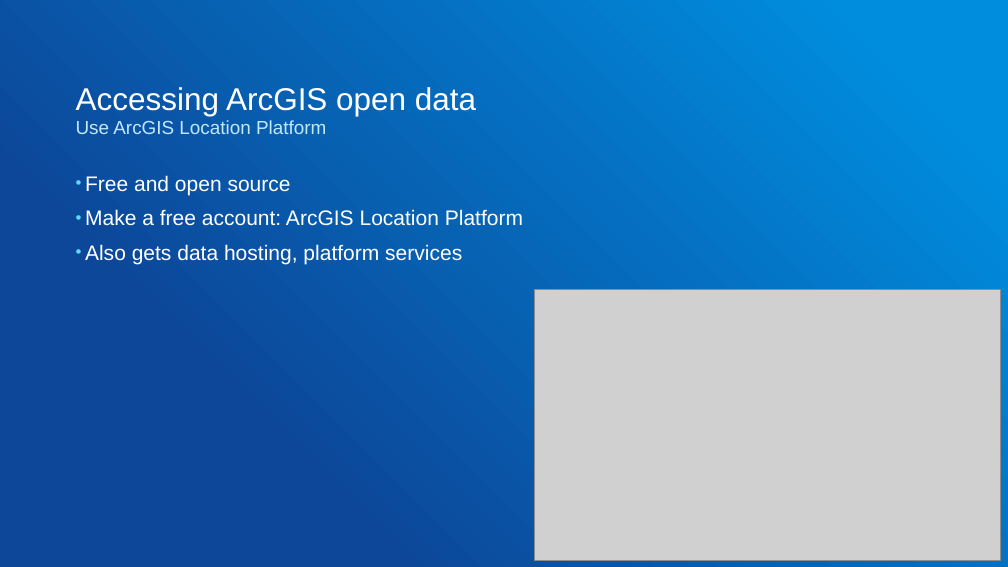
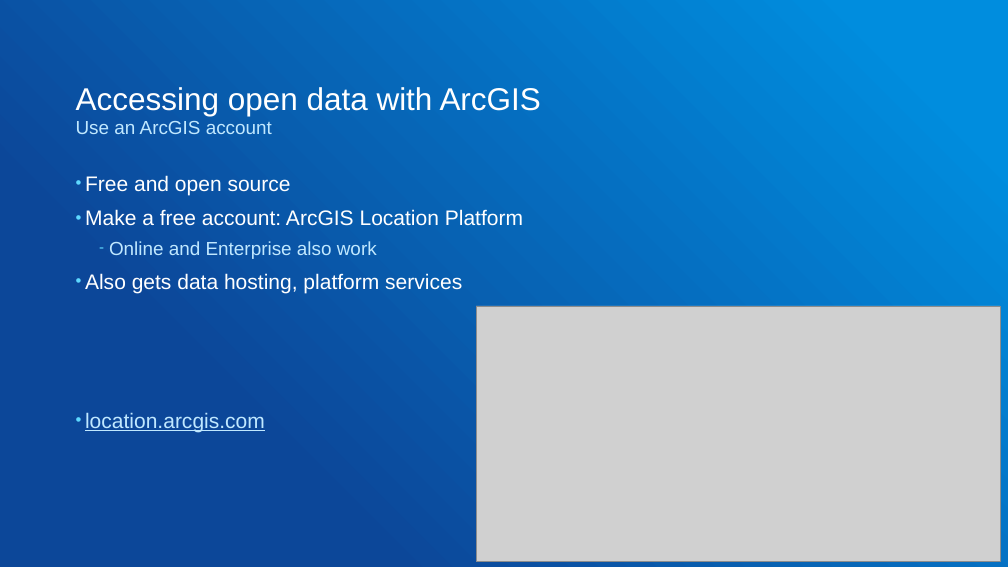
Before and after one commit to gowin20/foss4g-2026-maplibregl-data-visualization, a slide deck: slide 11 of foss4g-maplibre-data-visualization.pptx. Drawn at 1008x567 pixels with LibreOffice and Linux fonts; fonts in the diff are those of the drawing; grey boxes stand for pictures. Boxes give left, top, right and bottom in pixels: in the first picture for what was removed or moved away, otherwise in the second. Text is boxed around its words. In the diff, an @@ line names an element or a change of style, - is before the commit and + after.

```diff
--- a/foss4g-maplibre-data-visualization.pptx
+++ b/foss4g-maplibre-data-visualization.pptx
@@ title at [76, 87, 541, 116]: text changed @@
-Accessing ArcGIS open data
+Accessing open data with ArcGIS
@@ text at [76, 121, 272, 134]: text changed @@
-Use ArcGIS Location Platform
+Use an ArcGIS account
@@ text at [109, 241, 377, 259]: paragraph added @@
+  – Online and Enterprise also work
@@ picture: place and size @@
-picture at [535, 290, 1000, 560]
+picture at [476, 306, 1000, 562]
@@ text at [85, 412, 265, 432]: paragraph added @@
+• location.arcgis.com
```
Also in this commit, not shown: 11 other slides changed, 5 slides added, 4 slides removed, 10 other files.
